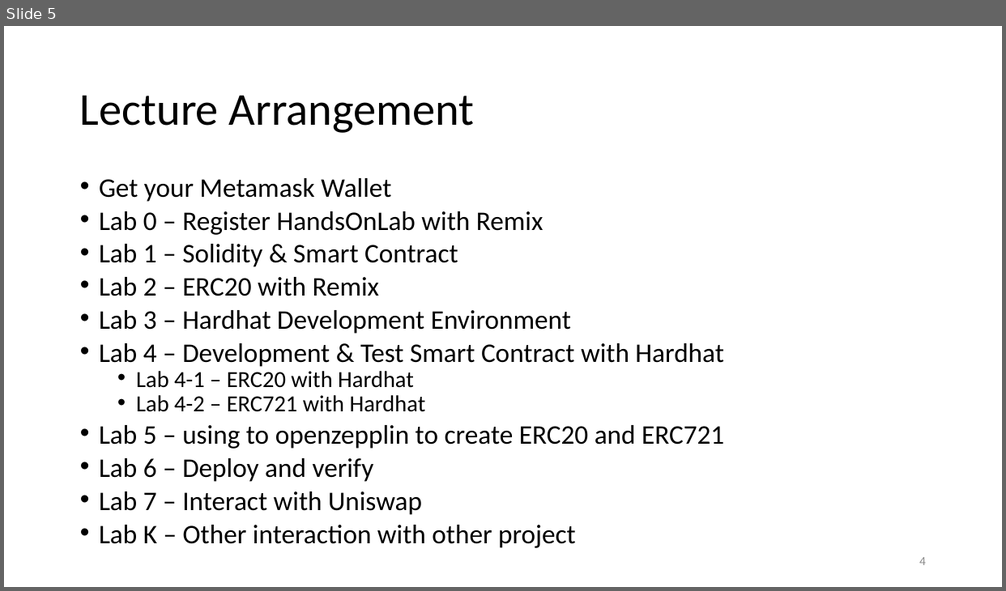
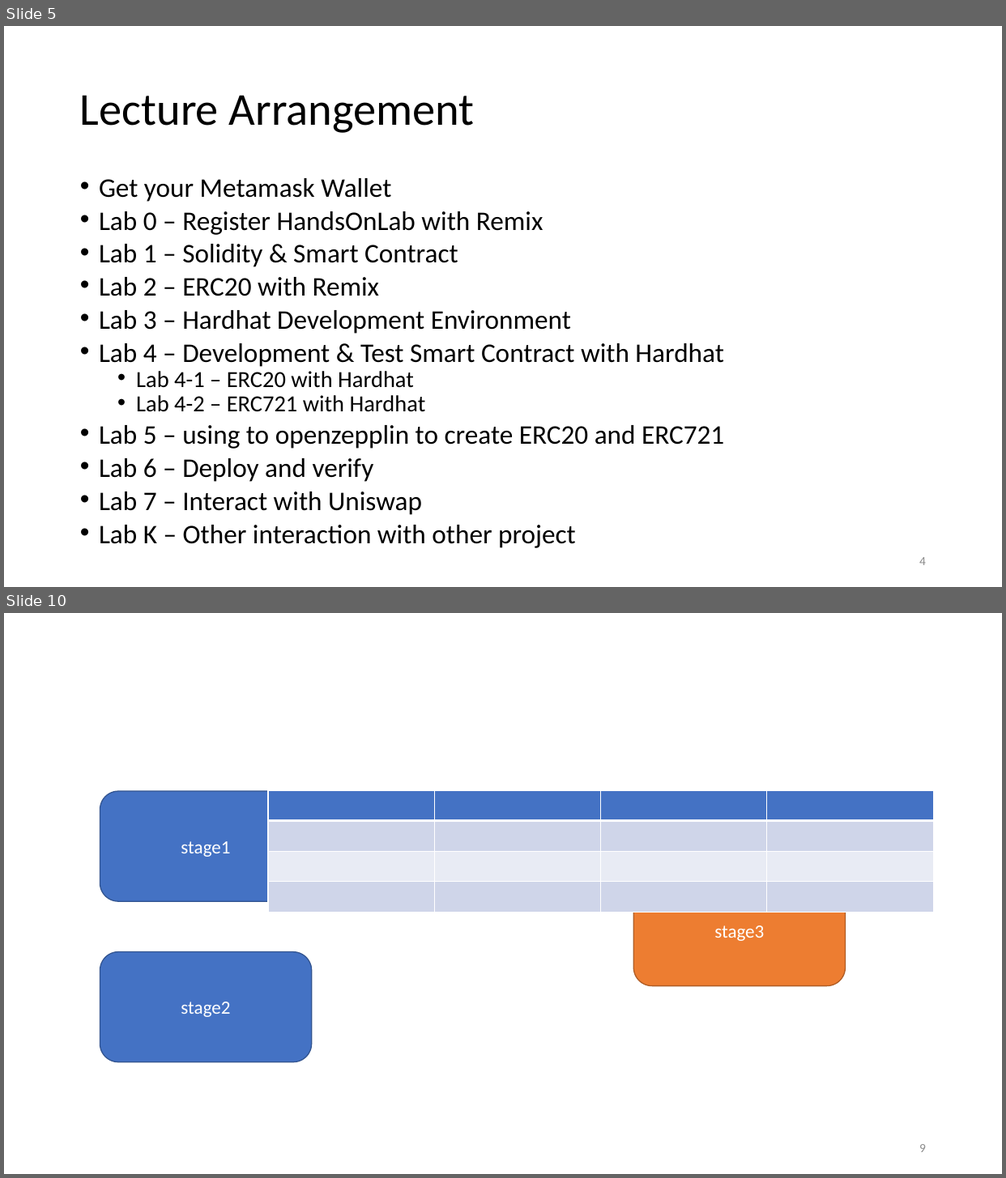
Before and after one commit to 0xGear/HandsOnLab, a slide deck: HandsOnLab.pptx. Shown one above the other, each under a label of ours: slide 5 before the commit, slides 5 and 10 after it; the slides between them are not shown. The pictures are 1006x591 and 1006x1178 pixels, drawn with LibreOffice and Linux fonts; fonts in the diff are those of the drawing. Boxes give left, top, right and bottom in pixels: in the first picture for what was removed or moved away, otherwise in the second. Text is boxed around its words. In the diff, an @@ line names an element or a change of style, - is before the commit and + after.

```diff
--- a/HandsOnLab.pptx
+++ b/HandsOnLab.pptx
@@ slide 10 added at <box>4,613,1002,1174</box>, background #FFFFFF @@
@@ rounded rectangle added at <box>100,791,312,901</box>, fill #4472C4, outline #325491 1 pt, 18 pt, text #FFFFFF @@
+stage1
@@ table added at <box>268,790,933,912</box>, 4 rows, 4 columns @@
+ |  |  | 
+ |  |  | 
+ |  |  | 
+ |  |  | 
@@ rounded rectangle added at <box>633,875,846,986</box>, fill #ED7D31, outline #AF5C24 1 pt, 18 pt, text #FFFFFF @@
+stage3
@@ rounded rectangle added at <box>100,952,312,1063</box>, fill #4472C4, outline #325491 1 pt, 18 pt, text #FFFFFF @@
+stage2
@@ page number added at <box>919,1144,926,1152</box>, 12 pt, text #8C8C8C @@
+9
```
Also in this commit, not shown: 4 other slides added, 1 other file.
